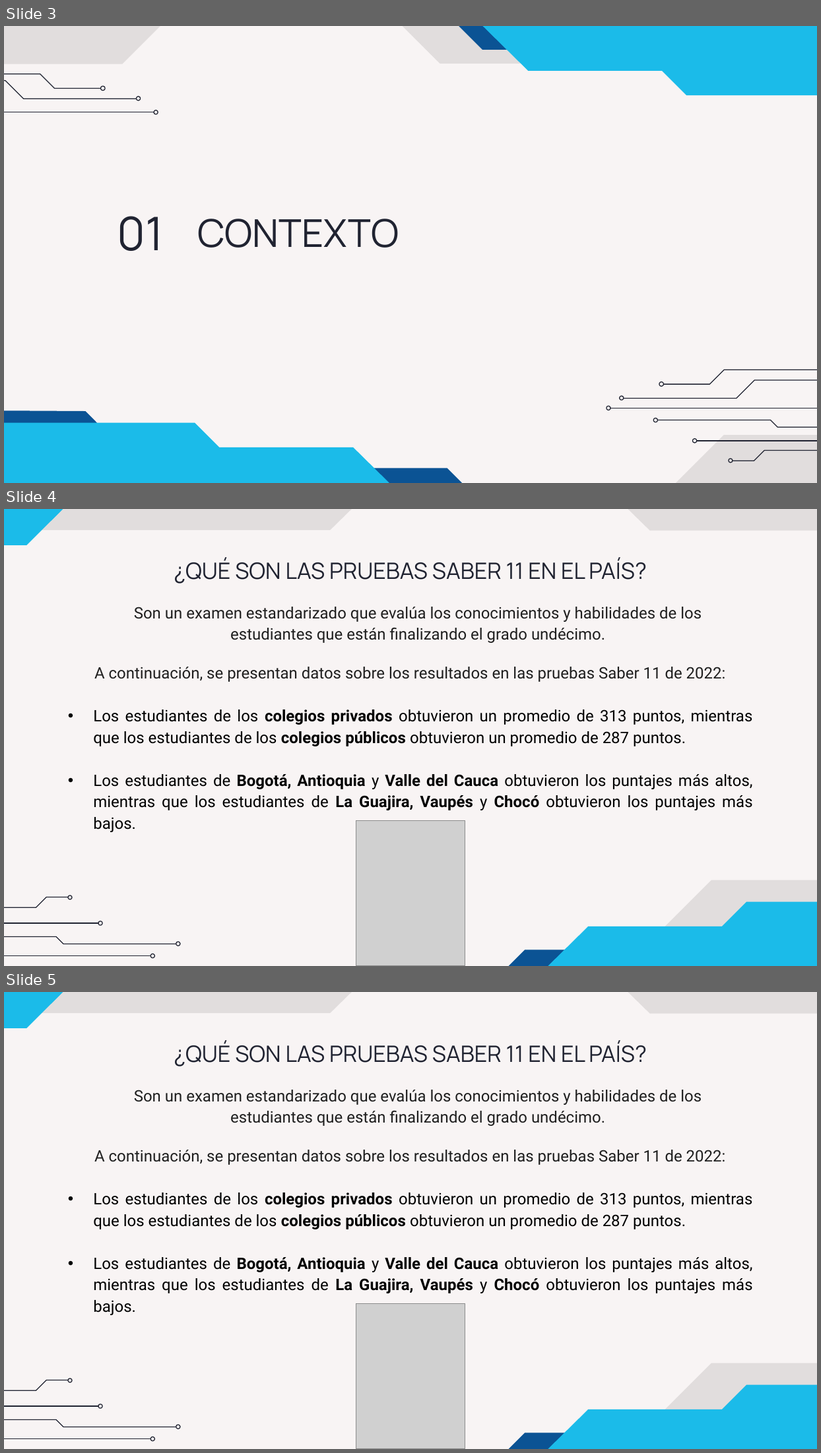
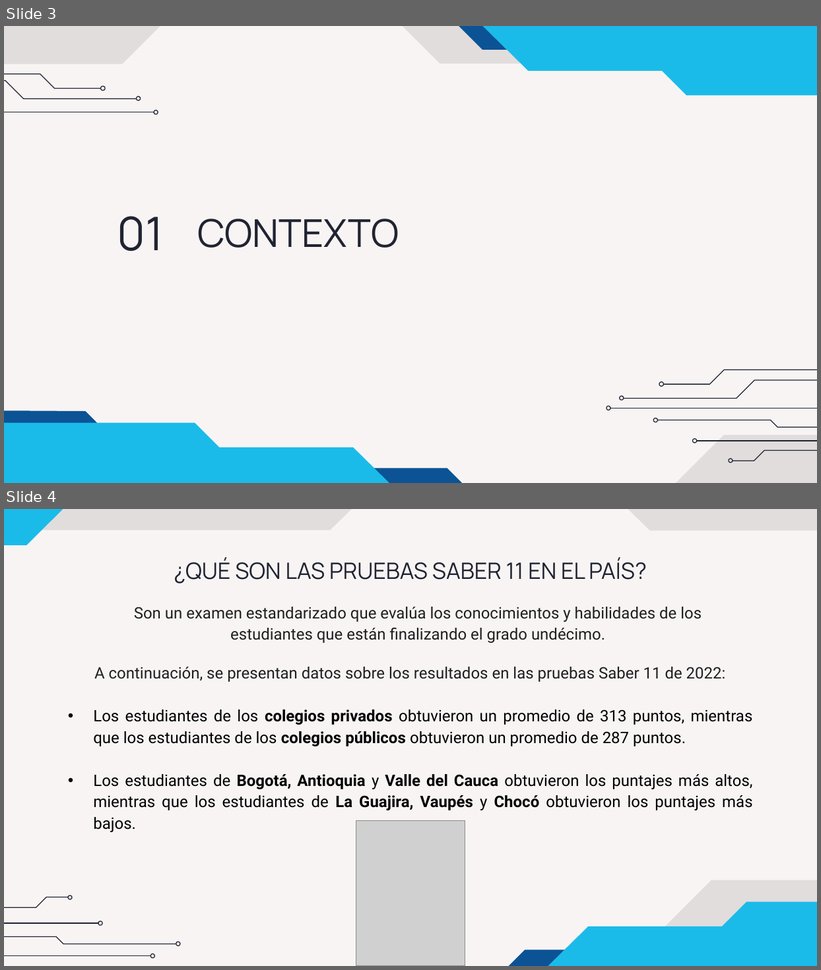
Before and after one commit to sebastianrod57/Proyecto3, a slide deck: Presentación proyecto 3.pptx. Shown one above the other, each under a label of ours: slides 3, 4 and 5 before the commit, slides 3 and 4 after it. The pictures are 821x1453 and 821x970 pixels, drawn with LibreOffice and Linux fonts; fonts in the diff are those of the drawing; grey boxes stand for pictures. Boxes give left, top, right and bottom in pixels: in the first picture for what was removed or moved away, otherwise in the second. Text is boxed around its words. In the diff, an @@ line names an element or a change of style, - is before the commit and + after.

Commit message:
Tenia repetida una dipositiva

```diff
--- a/Presentación proyecto 3.pptx
+++ b/Presentación proyecto 3.pptx
@@ slide 4 removed at (4, 509, 817, 966), background #F8F4F4; not listed: 13 template elements that a slide beside it also shows @@
@@ title removed at (174, 558, 647, 584) @@
-¿QUÉ SON LAS PRUEBAS SABER 11 EN EL PAÍS?
@@ text removed at (134, 607, 702, 643) @@
-Son un examen estandarizado que evalúa los conocimientos y habilidades de los estudiantes que están finalizando el grado undécimo.
@@ text removed at (94, 667, 726, 682) @@
-A continuación, se presentan datos sobre los resultados en las pruebas Saber 11 de 2022:
@@ text removed at (93, 710, 753, 811) @@
-• Los estudiantes de los colegios privados obtuvieron un promedio de 313 puntos, mientras que los estudiantes de los colegios públicos obtuvieron un promedio de 287 puntos.
-• Los estudiantes de Bogotá, Antioquia y Valle del Cauca obtuvieron los puntajes más altos, mientras que los estudiantes de La Guajira, Vaupés y Chocó obtuvieron los puntajes más bajos.
@@ picture removed at (356, 821, 465, 966) @@
@@ what was slide 5 is now slide 4 @@
```
